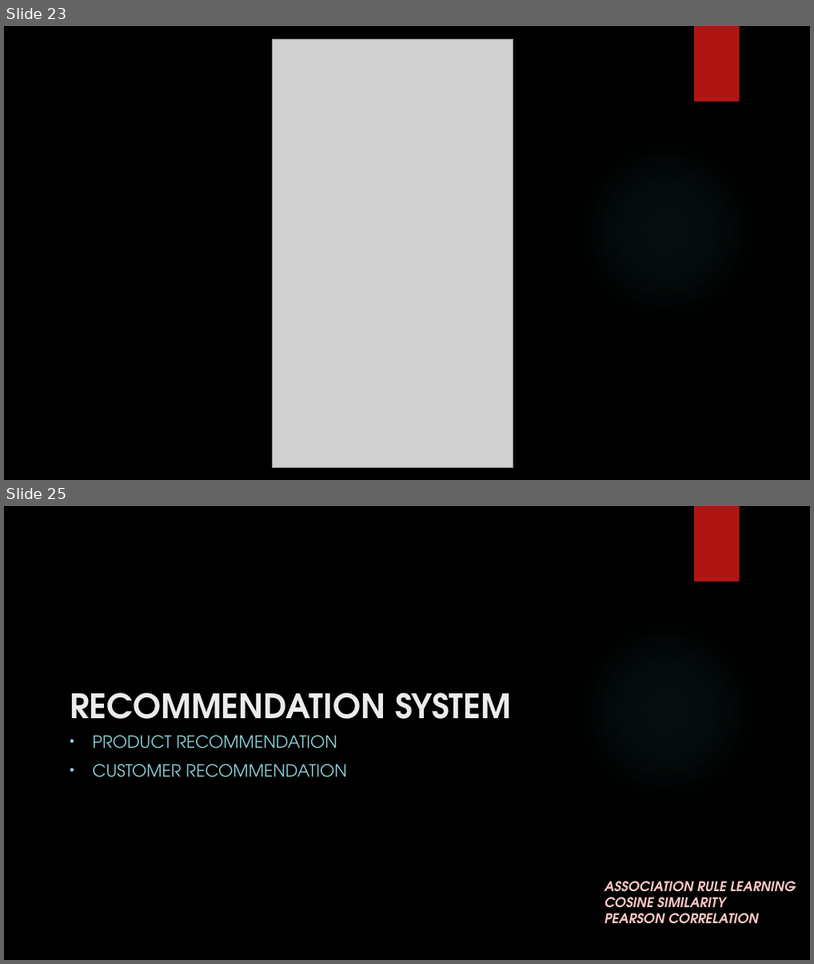
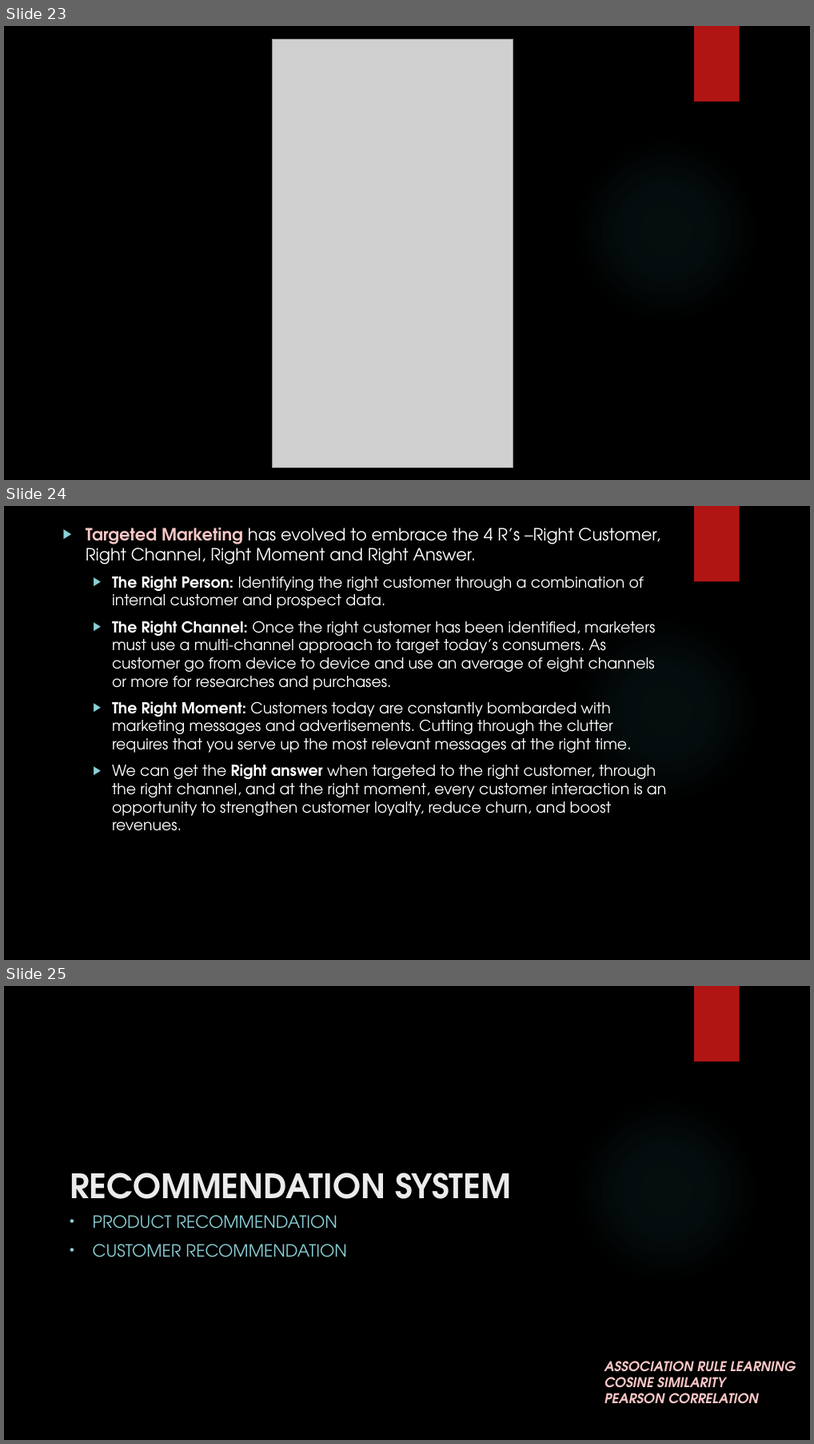
Before and after one commit to madhuhasa/digital-alpha, a slide deck: project/DIGITAL MARKETING.pptx. Shown one above the other, each under a label of ours: slides 23 and 25 before the commit, slides 23, 24 and 25 after it; the slides between them are not shown. The pictures are 814x964 and 814x1444 pixels, drawn with LibreOffice and Linux fonts; fonts in the diff are those of the drawing; grey boxes stand for pictures; background and template pictures are left out. Boxes give left, top, right and bottom in pixels: in the first picture for what was removed or moved away, otherwise in the second. Text is boxed around its words. In the diff, an @@ line names an element or a change of style, - is before the commit and + after.

```diff
--- a/project/DIGITAL MARKETING.pptx
+++ b/project/DIGITAL MARKETING.pptx
@@ slide 24 added at (x1=4, y1=506, x2=810, y2=960), background picture (left out); not listed: 2 template elements that a slide beside it also shows @@
@@ text added at (x1=86, y1=528, x2=666, y2=831), 18 pt, text #FFFFFF @@
+▶ Targeted Marketing has evolved to embrace the 4 R’s –Right Customer, Right Channel, Right Moment and Right Answer.
+  ▶ The Right Person: Identifying the right customer through a combination of internal customer and prospect data.
+  ▶ The Right Channel: Once the right customer has been identified, marketers must use a multi-channel approach to target today’s consumers. As customer go from device to device and use an average of eight channels or more for researches and purchases.
+  ▶ The Right Moment: Customers today are constantly bombarded with marketing messages and advertisements. Cutting through the clutter requires that you serve up the most relevant messages at the right time.
+  ▶ We can get the Right answer when targeted to the right customer, through the right channel, and at the right moment, every customer interaction is an opportunity to strengthen customer loyalty, reduce churn, and boost revenues.
```
Also in this commit, not shown: 7 slides changed, 1 slide removed.
